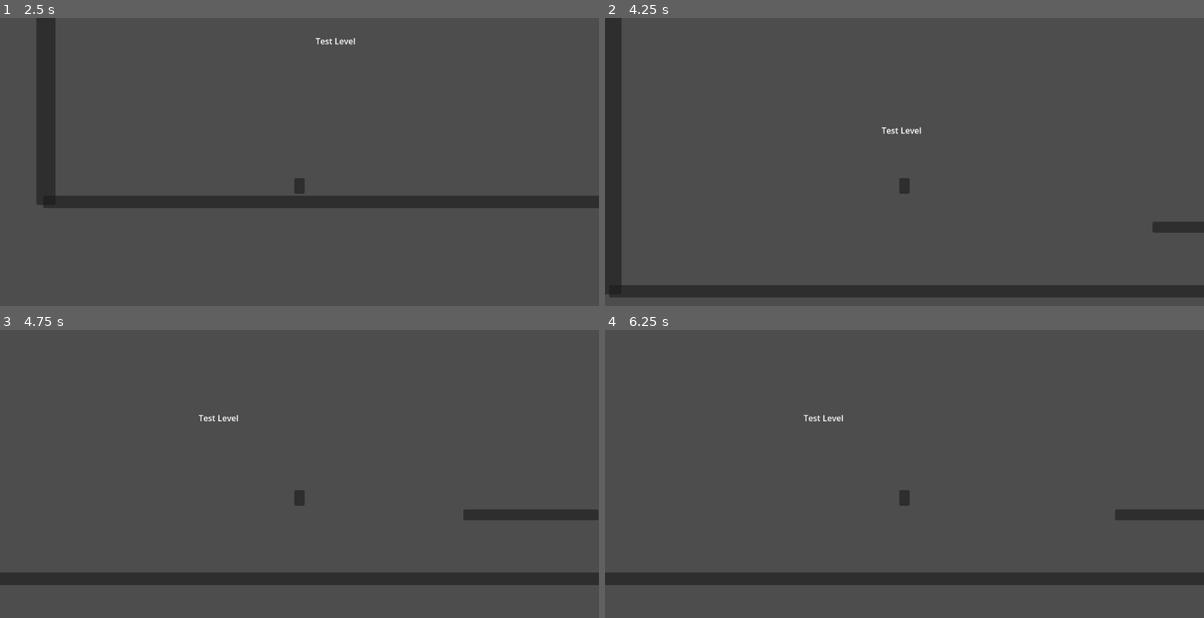
Above: before the commit, frames 1-4 (two rows, left to right).
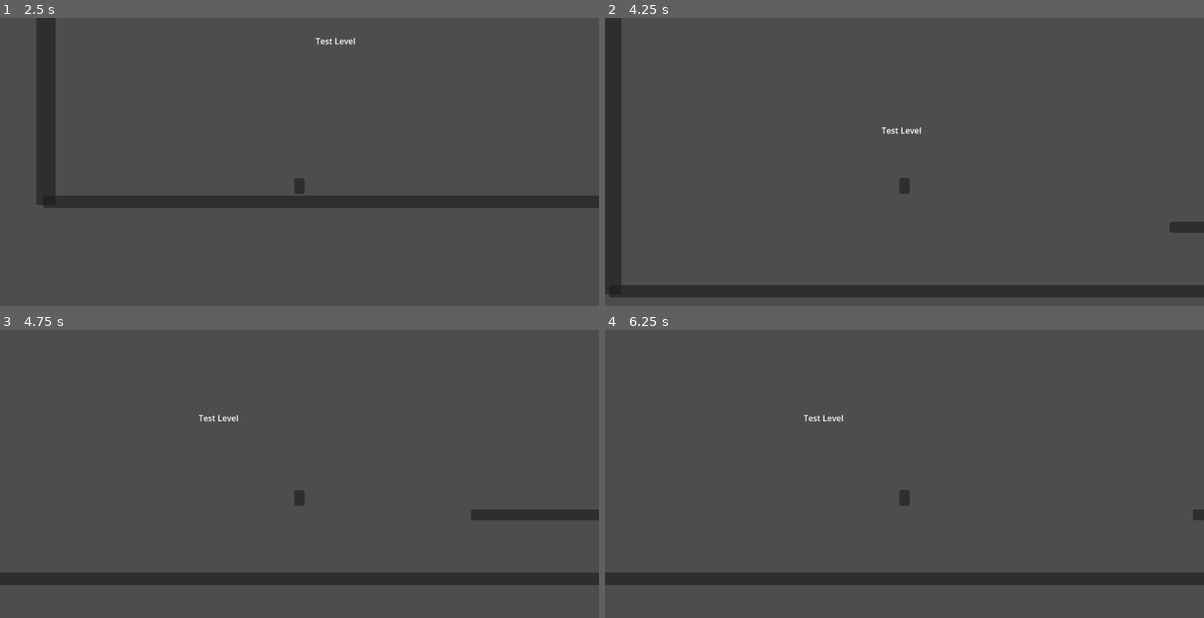
Above: after the commit, the same moments.

Repository: SiegeTheDay90/Godot-Sandbox-2D
Game: Godot game, scene res://splash.tscn
The game is run twice, just before and just after one commit, with the same random seed, the same clock (stepped at 60 frames per second) and the same inputs.
Inputs:
- Up to frame 1 (2.5 s): click "START" at 0.5 s; tap Enter (ui_accept) at 1.25, 1.52, 2.27 s; hold Right (ui_right) from 1.28 s (still down)
- Up to frame 2 (4.25 s): release Right (ui_right) at 2.78 s; hold Left (ui_left) 2.78-3.53 s; hold Right (ui_right) from 3.53 s (still down); tap Enter (ui_accept) at 3.77 s
- Up to frame 3 (4.75 s): keep holding Right (ui_right); tap Enter (ui_accept) at 4.52 s
- Up to frame 4 (6.25 s): release Right (ui_right) at 5.03 s; hold Left (ui_left) 5.03-5.78 s; tap Enter (ui_accept) at 5.27 s; hold Right (ui_right) from 5.78 s (still down)

Frame 1 is identical in both runs. In frame 2, 0.1% of the frame differs, in the area x 91-95%, y 70-75%; in frame 3, less than 0.1%; in frame 4, 0.5%, in the area x 85-99%, y 62-66%.

Commit message:
add SPEED variable to platform, use Delta in _process

Diff:
--- a/Platform.gd
+++ b/Platform.gd
@@ -1,6 +1,6 @@
 extends StaticBody2D
 
-var moveCount = 0
+var SPEED = 150
 var dir = 1
 var interval_timer
 
@@ -17,4 +17,4 @@
 
 # Called every frame. 'delta' is the elapsed time since the previous frame.
 func _process(delta):
-	self.position.x += dir
+	self.position.x += dir*SPEED*delta
--- a/test_level_1.tscn
+++ b/test_level_1.tscn
@@ -58,10 +58,6 @@
 offset_right = 260.0
 offset_bottom = 21.0
 
-[node name="Timer" type="Timer" parent="Platform"]
-wait_time = 2.0
-autostart = true
-
 [node name="Player" parent="." instance=ExtResource("1_rsvo2")]
 position = Vector2(144, 475)
 
@@ -89,3 +85,5 @@
 scale = Vector2(1, 0.701925)
 color = Color(1, 0, 0, 1)
 polygon = PackedVector2Array(776.498, 237.218, 480.498, 38.2183, 478.498, 236.218)
+
+[node name="Timer" type="Timer" parent="."]
Not shown, changed: README.md
